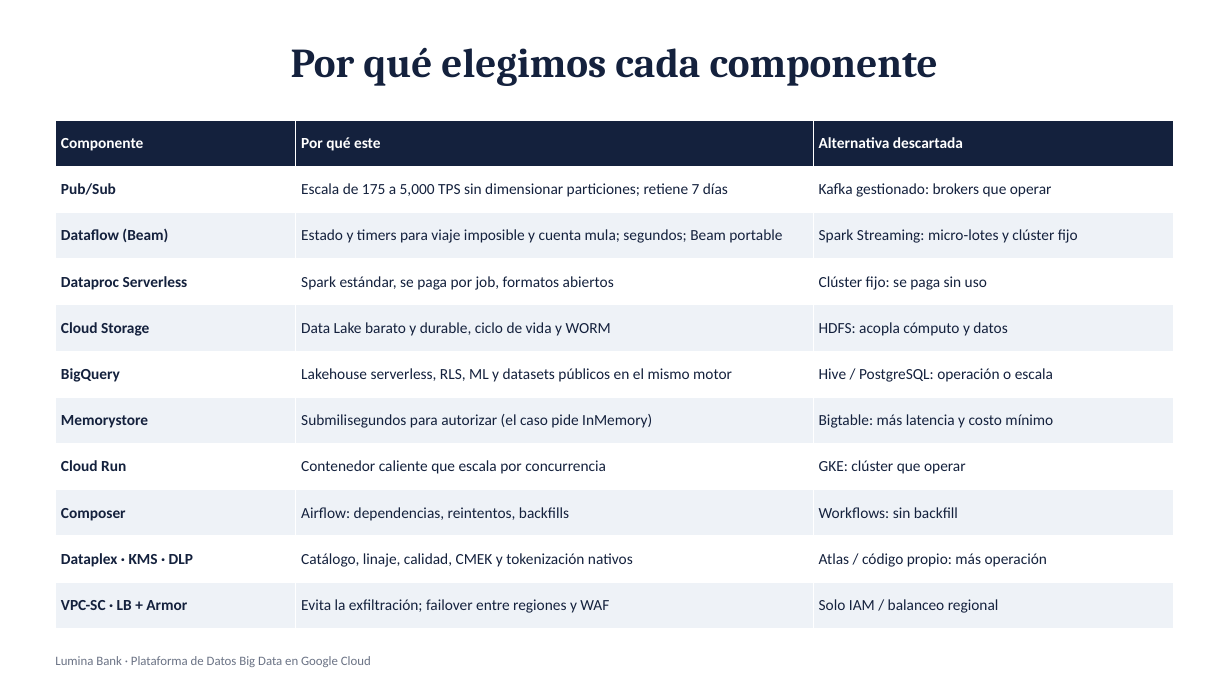
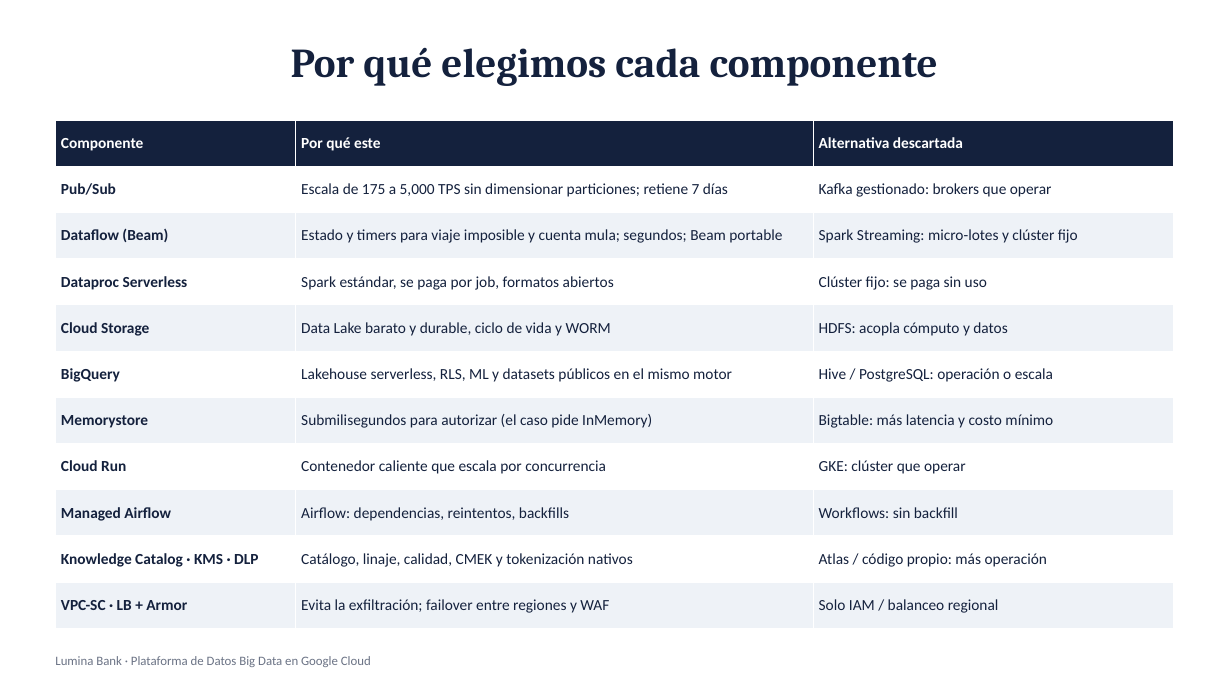
Before and after one commit to bmontoyag/utec_bigdata_trabajo, a slide deck: slide 7 of presentacion/Lumina Bank - Sustentacion.pptx. Drawn at 1232x693 pixels with LibreOffice and Linux fonts; fonts in the diff are those of the drawing. Boxes give left, top, right and bottom in pixels: in the first picture for what was removed or moved away, otherwise in the second. Text is boxed around its words. In the diff, an @@ line names an element or a change of style, - is before the commit and + after.

```diff
--- a/presentacion/Lumina Bank - Sustentacion.pptx
+++ b/presentacion/Lumina Bank - Sustentacion.pptx
@@ table at (x1=55, y1=120, x2=1174, y2=628) @@
-row 9, column 1: Composer
+row 9, column 1: Managed Airflow
-row 10, column 1: Dataplex · KMS · DLP
+row 10, column 1: Knowledge Catalog · KMS · DLP
```
Also in this commit, not shown: 13 other slides changed, 20 other files.
